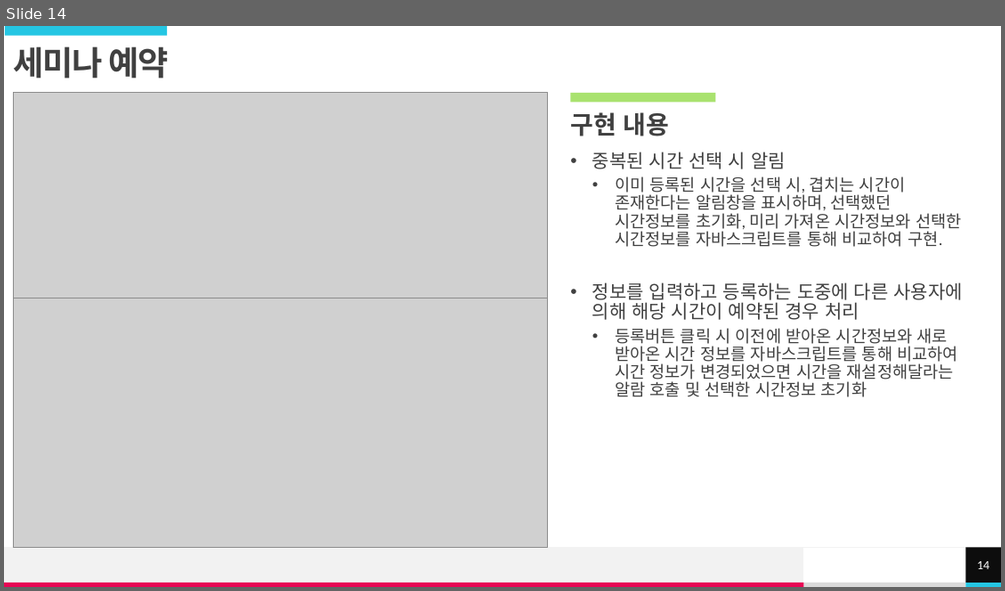
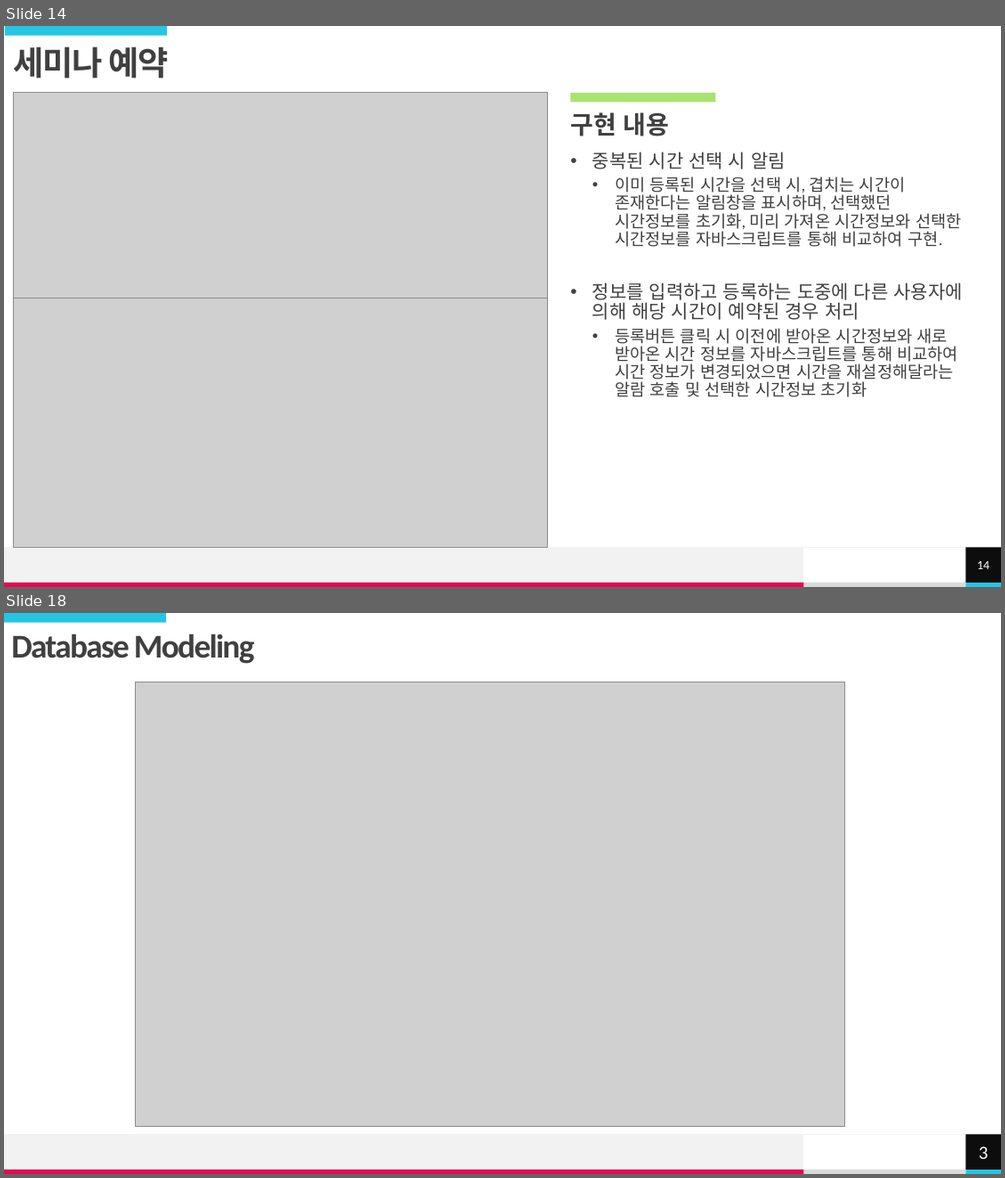
Before and after one commit to hhsw07/ezen-academy-projects, a slide deck: 이형준/my/E-zone.pptx. Shown one above the other, each under a label of ours: slide 14 before the commit, slides 14 and 18 after it; the slides between them are not shown. The pictures are 1005x591 and 1005x1178 pixels, drawn with LibreOffice and Linux fonts; fonts in the diff are those of the drawing; grey boxes stand for pictures. Boxes give left, top, right and bottom in pixels: in the first picture for what was removed or moved away, otherwise in the second. Text is boxed around its words. In the diff, an @@ line names an element or a change of style, - is before the commit and + after.

```diff
--- a/이형준/my/E-zone.pptx
+++ b/이형준/my/E-zone.pptx
@@ slide 18 added at box(4, 613, 1001, 1174), background #FFFFFF; not listed: 5 template elements that a slide beside it also shows @@
@@ rectangle added at box(4, 613, 166, 623), fill #25C6E3 @@
@@ text added at box(11, 634, 254, 664), 32 pt, text #404040, bold @@
+Database Modeling
@@ picture added at box(136, 682, 845, 1126) @@
@@ rectangle added at box(966, 1135, 1001, 1169), fill #0D0D0D, 18 pt, text #FFFFFF @@
+3
```
Also in this commit, not shown: 1 slide changed, 13 other slides added, 1 other file.
